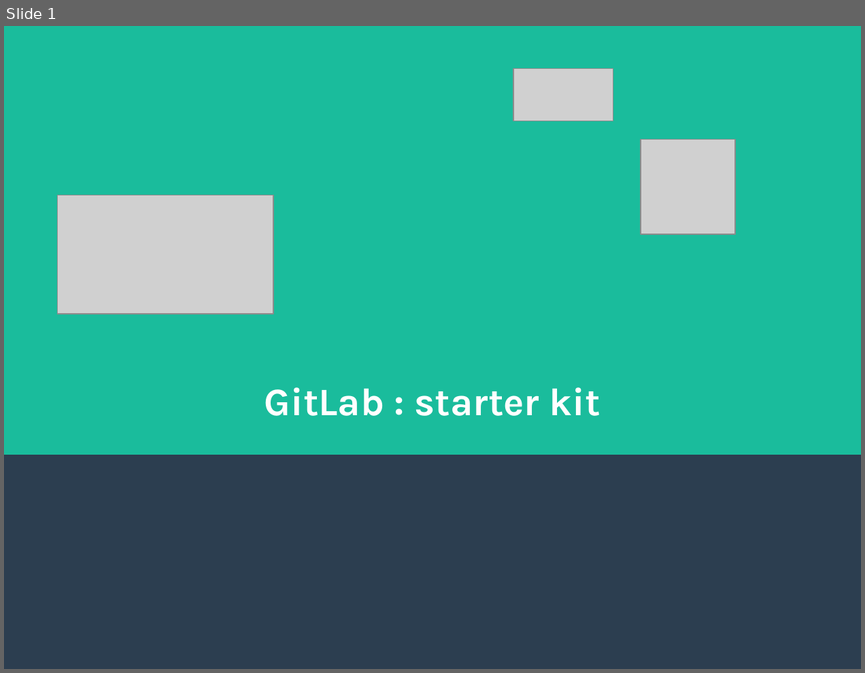
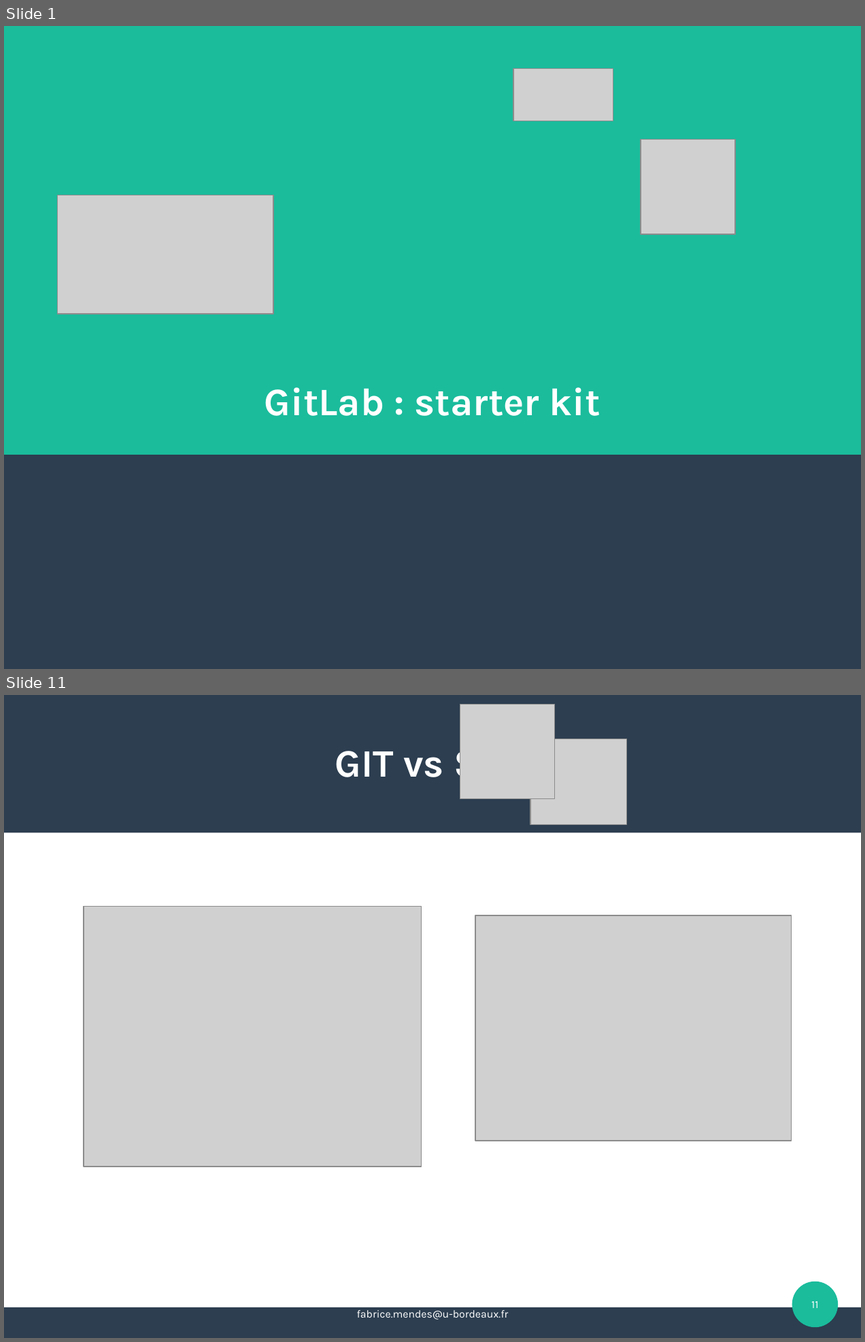
Before and after one commit to FAbOnGitHub/IntroductionGitLab, a slide deck: 20181008_initiation_GitLab_FM.odp. Shown one above the other, each under a label of ours: slide 1 before the commit, slides 1 and 11 after it; the slides between them are not shown. The pictures are 865x673 and 865x1342 pixels, drawn with LibreOffice and Linux fonts; fonts in the diff are those of the drawing; grey boxes stand for pictures; background and template pictures are left out. Boxes give left, top, right and bottom in pixels: in the first picture for what was removed or moved away, otherwise in the second. Text is boxed around its words. In the diff, an @@ line names an element or a change of style, - is before the commit and + after.

```diff
--- a/20181008_initiation_GitLab_FM.odp
+++ b/20181008_initiation_GitLab_FM.odp
@@ slide 11 added at <box>4,695,861,1338</box>, background #FFFFFF @@
@@ rectangle added at <box>4,695,861,832</box>, fill #2C3E50 @@
@@ picture added at <box>460,705,555,799</box> @@
@@ title added at <box>334,742,530,786</box>, 36 pt, text #FFFFFF, bold @@
+GIT vs SVN
@@ picture added at <box>530,739,627,825</box> @@
@@ picture added at <box>84,906,421,1166</box> @@
@@ picture added at <box>475,915,791,1140</box> @@
@@ ellipse added at <box>792,1281,838,1327</box>, fill #1ABC9C @@
@@ page number added at <box>811,1301,818,1308</box>, 10 pt, text #FFFFFF @@
+11
@@ rectangle added at <box>4,1307,861,1337</box>, fill #2C3E50 @@
@@ text added at <box>357,1310,509,1319</box>, 10 pt, text #FFFFFF @@
+fabrice.mendes@u-bordeaux.fr
```
Also in this commit, not shown: 10 slides changed, 5 other slides added, 3 slides removed.
